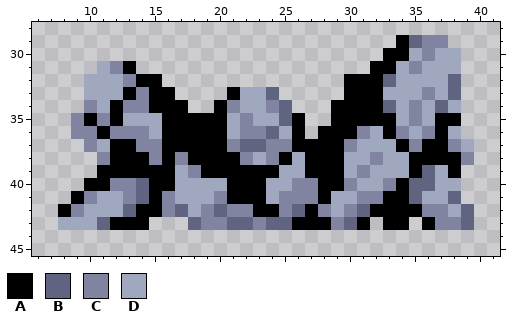
One commit to this pixel-art sprite: Shadow Dancer/actors/projectiles/falling_rock_break_01.png. Above is the file before it was changed.
The file is 48x48 pixels. Shown: x 6..41, y 28..45.
Palette (. is transparent): A #000000  B #606480  C #8084a0  D #a0a8c0
Pixels before, first column x 8:
29 ..........................ABCC..
30 .........................AADCDD.
31 ...DCA..................AADCDDD.
32 ..DDDCAA..............AAABDDDDB.
33 ..DDDACAA....ADDB.....AAADDDCDB.
34 ..CDACCAAA..ACDDCB...AAAABDCDBD.
35 .CACADDDAAAAADCDDBA..AAAAADCDAA.
36 .CCACCCDAAAAADCCBDA.AAACDACDCAD.
37 ..CDAACCAAAAACBBCCAAAACDDDACAACD
38 ...CAAACACAAAACDCADAAADDCDDAAAAC
39 ...AAAAAADCAAAAAADDAAADCDDDABDA.
40 ..AACCBAADDDDAAADDCCAACDDCABBDD.
41 .ACDDCBACDDDCAAADCCCADDCCAABDDB.
42 ACDDDBAACBDCBCCAACBACDCBAAAACCDB
43 DDDBAAA...BCCBBCBBAAACBA.AA.ACCB
Now the later version:
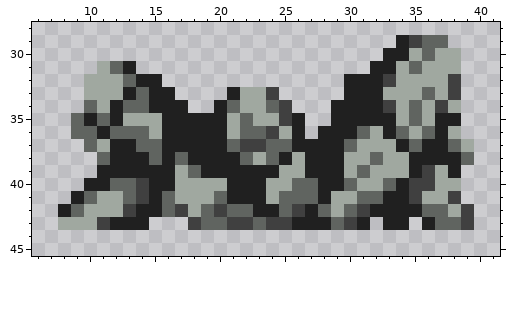
Difference:
colour A: #000000 -> #202020
colour B: #606480 -> #404040
colour C: #8084a0 -> #606460
colour D: #a0a8c0 -> #a0a8a0
Pixel boxes of the changes (left, top, right, bottom) in both pictures:
changed: (58, 35, 474, 230)
